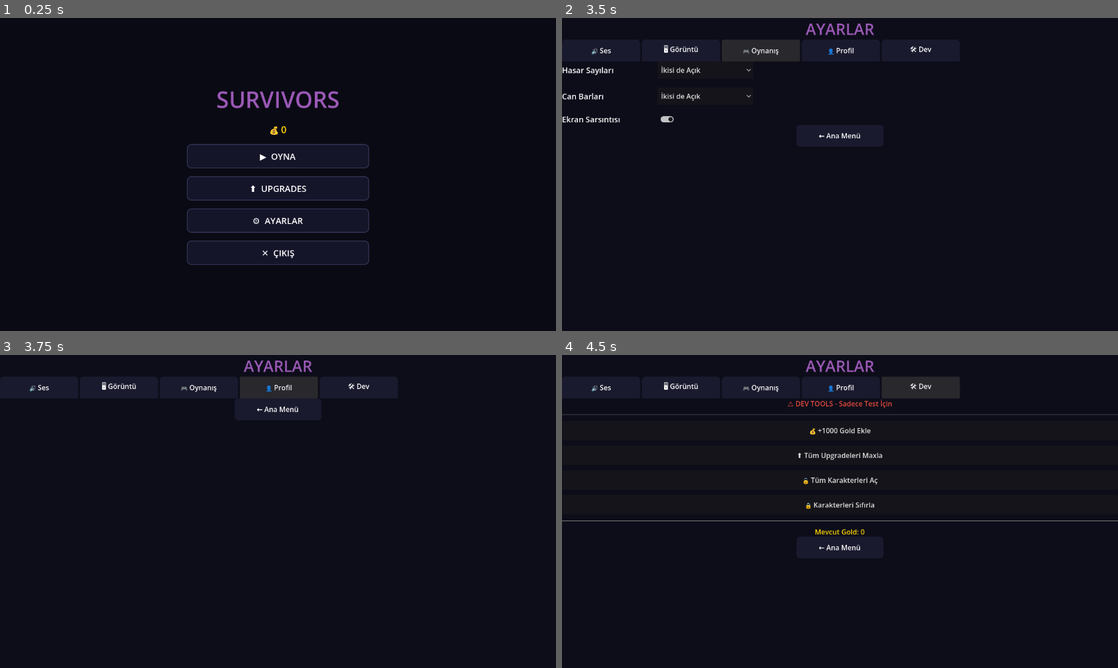
Above: before the commit, frames 1-4 (two rows, left to right).
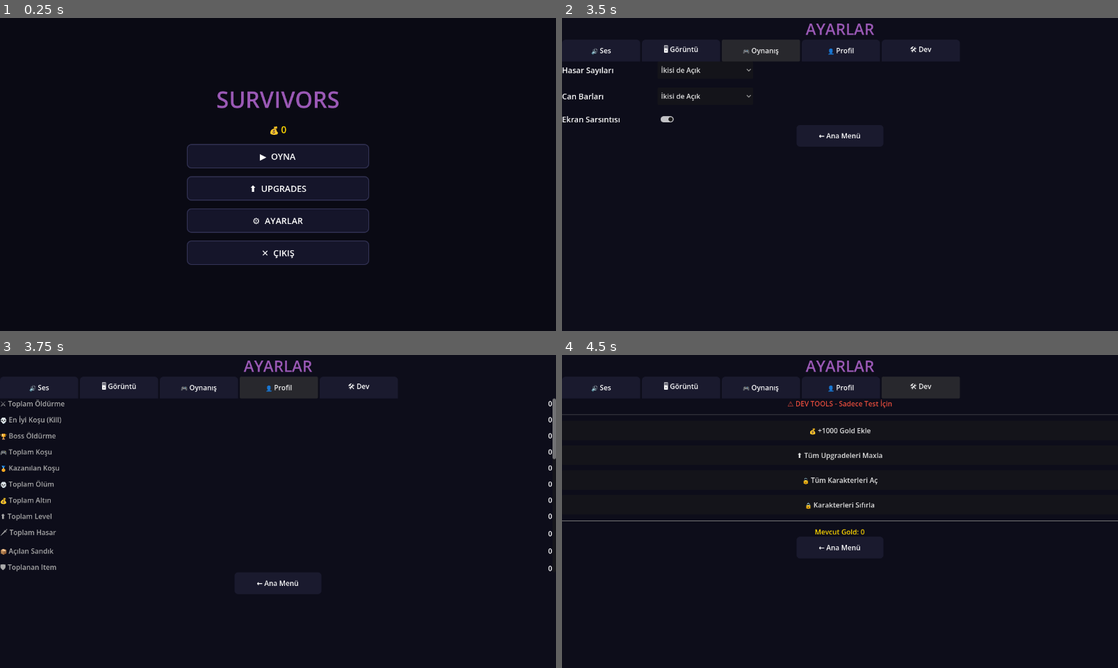
Above: after the commit, the same moments.

Repository: jegy911/survivors-clone
Game: Godot game, scene res://ui/main_menu.tscn
The game is run twice, just before and just after one commit, with the same random seed, the same clock (stepped at 60 frames per second) and the same inputs.
Inputs:
- Up to frame 1 (0.25 s): no input
- Up to frame 2 (3.5 s): click "⚙ AYARLAR" at 0.5 s; click "🔊 Ses" at 1.25 s; click "🖥 Görüntü" at 2 s; click "🎮 Oynanış" at 2.75 s
- Up to frame 3 (3.75 s): click "👤 Profil" at 3.5 s
- Up to frame 4 (4.5 s): click "🛠 Dev" at 4.25 s

Frames 1-2 are identical in both runs. In frame 3, 1.4% of the frame differs, in the area x 0-100%, y 13-74%; in frame 4, nothing differs.

Commit message:
Update settings.gd

Diff:
--- a/ui/settings.gd
+++ b/ui/settings.gd
@@ -250,8 +250,10 @@
 
 func _build_profil_tab(parent: Node):
 	var scroll = ScrollContainer.new()
+	scroll.set_anchors_and_offsets_preset(Control.PRESET_FULL_RECT)
 	scroll.size_flags_vertical = Control.SIZE_EXPAND_FILL
 	scroll.size_flags_horizontal = Control.SIZE_EXPAND_FILL
+	scroll.custom_minimum_size = Vector2(0, 400)
 	parent.add_child(scroll)
 	var vbox = VBoxContainer.new()
 	vbox.add_theme_constant_override("separation", 14)
